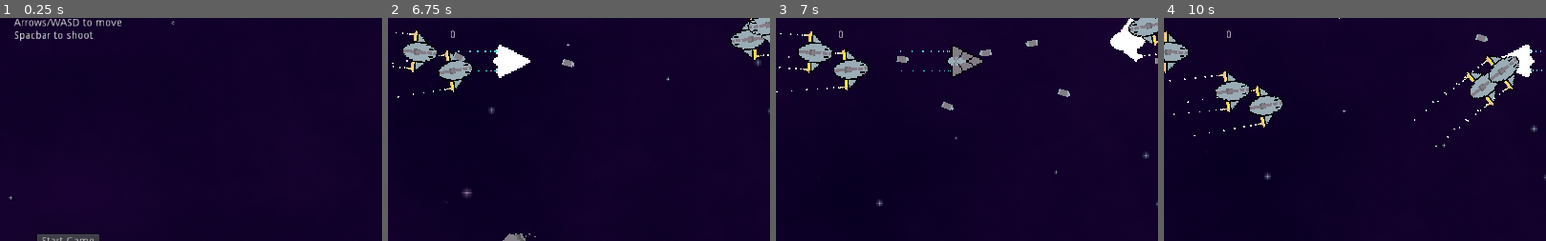
Above: before the commit, frames 1-4 (left to right).
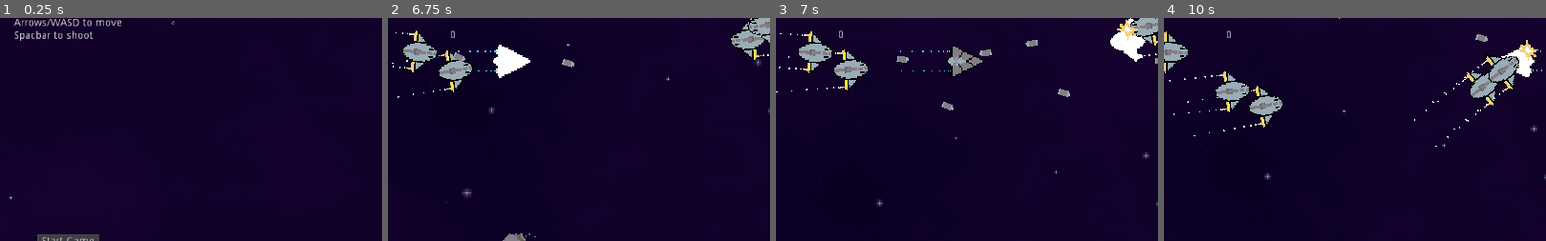
Above: after the commit, the same moments.

Repository: MrOpperman/rogue-space
Game: Godot game, scene res://Start.tscn
The game is run twice, just before and just after one commit, with the same random seed, the same clock (stepped at 60 frames per second) and the same inputs.
Inputs:
- Up to frame 1 (0.25 s): no input
- Up to frame 2 (6.75 s): click "Start Game" at 0.5 s; tap Enter (ui_accept) at 1.25, 1.52, 2.27, 3.77, 4.52, 5.27 s; hold Right (ui_right) 1.28-2.03 s; hold Down (ui_down) 2.03-2.78 s; hold Right (ui_right) 2.78-3.53 s; hold Up (ui_up) 3.53-4.28 s; hold Left (ui_left) 4.28-5.78 s; hold Down (ui_down) 5.78-6.53 s; hold Right (ui_right) from 6.53 s (still down)
- Up to frame 3 (7 s): keep holding Right (ui_right); tap Enter (ui_accept) at 6.77 s
- Up to frame 4 (10 s): release Right (ui_right) at 7.28 s; hold Up (ui_up) 7.28-8.03 s; tap Enter (ui_accept) at 7.52, 8.27, 9.77 s; hold Right (ui_right) 8.03-8.78 s; hold Down (ui_down) 8.78-9.53 s; hold Left (ui_left) from 9.53 s (still down)
The pictures show only the part of the screen within x 41-91%, y 0-50%; the shares and areas given below are measured in that part.

Frames 1-2 are identical in both runs. In frame 3, 0.2% of the frame differs, in the area x 89-95%, y 0-11%; in frame 4, 0.1%.

Commit message:
Space shooter

Diff:
--- a/Enemy.gd
+++ b/Enemy.gd
@@ -3,6 +3,7 @@
 var EnemyBullet = load("res://Bullet.tscn")
 var Heart = preload("res://Heart.tscn")
 var MusclePowerup = preload("res://Muscle.tscn")
+const EnemyDeathEffect = preload("res://EnemyDeathEffect.tscn")
 
 export (NodePath) var patrolPath
 export var health = 5
@@ -67,8 +68,12 @@
 
 			stats.score += 10
 			queue_free()
+			var enemyDeathEffect = EnemyDeathEffect.instance()
+			get_parent().add_child(enemyDeathEffect)
+			enemyDeathEffect.global_position = global_position
 
 		hurtBox.start_invincibility(0.4)
+		hurtBox.create_hit_effect()
 
 func _on_Hurtbox_invinciblity_ended():
 	animationPlayer.play("Stop")
--- /dev/null
+++ b/EnemyDeathEffect.tscn
@@ -0,0 +1,60 @@
+[gd_scene load_steps=14 format=2]
+
+[ext_resource path="res://Assets/EnemyDeathEffect.png" type="Texture" id=1]
+[ext_resource path="res://HitEffect.gd" type="Script" id=2]
+
+[sub_resource type="AtlasTexture" id=1]
+atlas = ExtResource( 1 )
+region = Rect2( 0, 0, 32, 32 )
+
+[sub_resource type="AtlasTexture" id=2]
+atlas = ExtResource( 1 )
+region = Rect2( 32, 0, 32, 32 )
+
+[sub_resource type="AtlasTexture" id=3]
+atlas = ExtResource( 1 )
+region = Rect2( 64, 0, 32, 32 )
+
+[sub_resource type="AtlasTexture" id=4]
+atlas = ExtResource( 1 )
+region = Rect2( 96, 0, 32, 32 )
+
+[sub_resource type="AtlasTexture" id=5]
+atlas = ExtResource( 1 )
+region = Rect2( 128, 0, 32, 32 )
+
+[sub_resource type="AtlasTexture" id=6]
+atlas = ExtResource( 1 )
+region = Rect2( 160, 0, 32, 32 )
+
+[sub_resource type="AtlasTexture" id=7]
+atlas = ExtResource( 1 )
+region = Rect2( 192, 0, 32, 32 )
+
+[sub_resource type="AtlasTexture" id=8]
+atlas = ExtResource( 1 )
+region = Rect2( 224, 0, 32, 32 )
+
+[sub_resource type="AtlasTexture" id=9]
+atlas = ExtResource( 1 )
+region = Rect2( 256, 0, 32, 32 )
+
+[sub_resource type="AtlasTexture" id=10]
+atlas = ExtResource( 1 )
+region = Rect2( 288, 0, 32, 32 )
+
+[sub_resource type="SpriteFrames" id=11]
+animations = [ {
+"frames": [ SubResource( 1 ), SubResource( 2 ), SubResource( 3 ), SubResource( 4 ), SubResource( 5 ), SubResource( 6 ), SubResource( 7 ), SubResource( 8 ), SubResource( 9 ), SubResource( 10 ) ],
+"loop": true,
+"name": "Animate",
+"speed": 15.0
+} ]
+
+[node name="EnemyDeathEffect" type="AnimatedSprite"]
+scale = Vector2( 2, 2 )
+frames = SubResource( 11 )
+animation = "Animate"
+offset = Vector2( 0, -8 )
+script = ExtResource( 2 )
+[connection signal="animation_finished" from="." to="." method="_on_animation_finished"]
--- /dev/null
+++ b/HitEffect.gd
@@ -0,0 +1,8 @@
+extends AnimatedSprite
+
+func _ready():
+	connect("animation_finished", self, "_on_animation_finished")
+	play("Animate")
+
+func _on_animation_finished():
+	queue_free()
--- /dev/null
+++ b/HitEffect.tscn
@@ -0,0 +1,29 @@
+[gd_scene load_steps=6 format=2]
+
+[ext_resource path="res://HitEffect.gd" type="Script" id=1]
+[ext_resource path="res://Assets/HitEffect.png" type="Texture" id=2]
+
+[sub_resource type="AtlasTexture" id=1]
+atlas = ExtResource( 2 )
+region = Rect2( 0, 0, 24, 24 )
+
+[sub_resource type="AtlasTexture" id=2]
+atlas = ExtResource( 2 )
+region = Rect2( 24, 0, 24, 24 )
+
+[sub_resource type="SpriteFrames" id=3]
+animations = [ {
+"frames": [ SubResource( 1 ), SubResource( 2 ) ],
+"loop": true,
+"name": "Animate",
+"speed": 15.0
+} ]
+
+[node name="HitEffect" type="AnimatedSprite"]
+scale = Vector2( 2, 2 )
+frames = SubResource( 3 )
+animation = "Animate"
+frame = 1
+offset = Vector2( 0, -8 )
+script = ExtResource( 1 )
+[connection signal="animation_finished" from="." to="." method="_on_animation_finished"]
--- a/Hurtbox.gd
+++ b/Hurtbox.gd
@@ -1,6 +1,6 @@
 extends Area2D
 
-# const HitEffect = preload("res://Effects/HitEffect.tscn")
+const HitEffect = preload("res://HitEffect.tscn")
 
 var invincible = false setget set_invincible
 
@@ -22,11 +22,10 @@
 	timer.start(duration)
 
 func create_hit_effect():
-	pass
-	# var effect = HitEffect.instance()
-	# var main = get_tree().current_scene
-	# main.add_child(effect)
-	# effect.global_position = global_position
+	var effect = HitEffect.instance()
+	var main = get_tree().current_scene
+	main.add_child(effect)
+	effect.global_position = global_position
 
 func _on_Timer_timeout():
 	self.invincible = false
--- a/Start.tscn
+++ b/Start.tscn
@@ -51,4 +51,5 @@
 __meta__ = {
 "_edit_use_anchors_": false
 }
+
 [connection signal="pressed" from="Button" to="." method="_on_Button_pressed"]
--- a/project.godot
+++ b/project.godot
@@ -10,7 +10,6 @@
 
 _global_script_classes=[  ]
 _global_script_class_icons={
-
 }
 
 [application]
@@ -25,7 +24,6 @@
 
 [display]
 
-window/size/fullscreen=true
 window/stretch/mode="2d"
 
 [rendering]
Binary file added: Assets/Enemy2.aseprite
Binary file added: Assets/Enemy2.png
Binary file added: Assets/Enemy3.aseprite
Binary file added: Assets/Enemy3.png
Binary file added: Assets/EnemyDeathEffect.png
Not shown, added: Assets/EnemyDeathEffect.png.import
Binary file added: Assets/HitEffect.png
Not shown, added: Assets/HitEffect.png.import
Binary file added: Assets/character-0.aseprite
Binary file added: Assets/dog.aseprite
Binary file added: Assets/dog.png
Not shown, added: Assets/dog.png.import
(and 4 more such lines)
